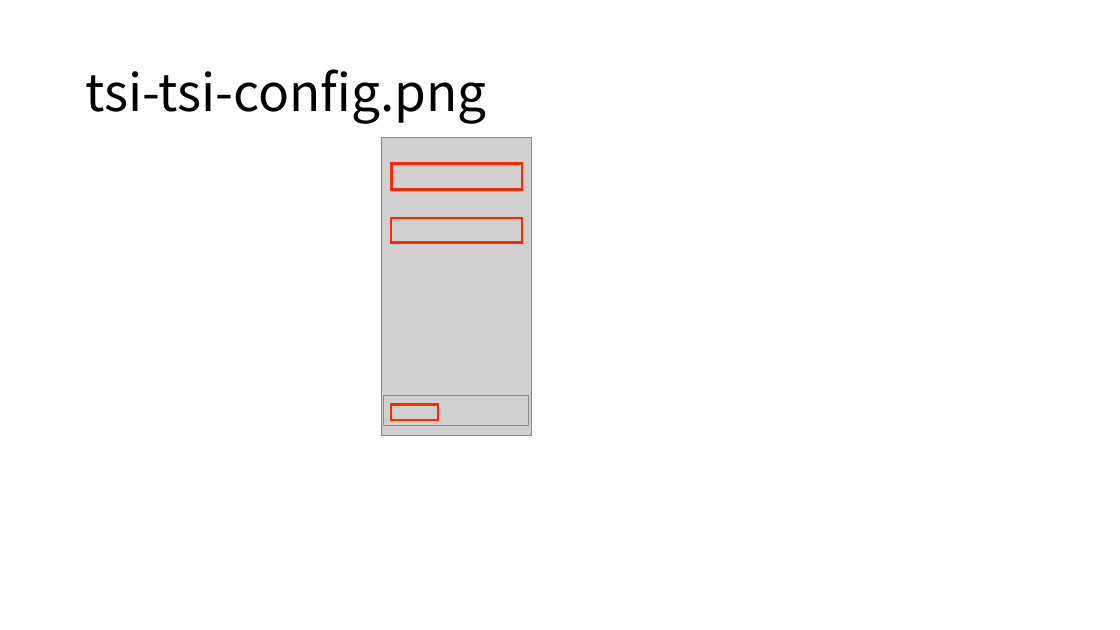
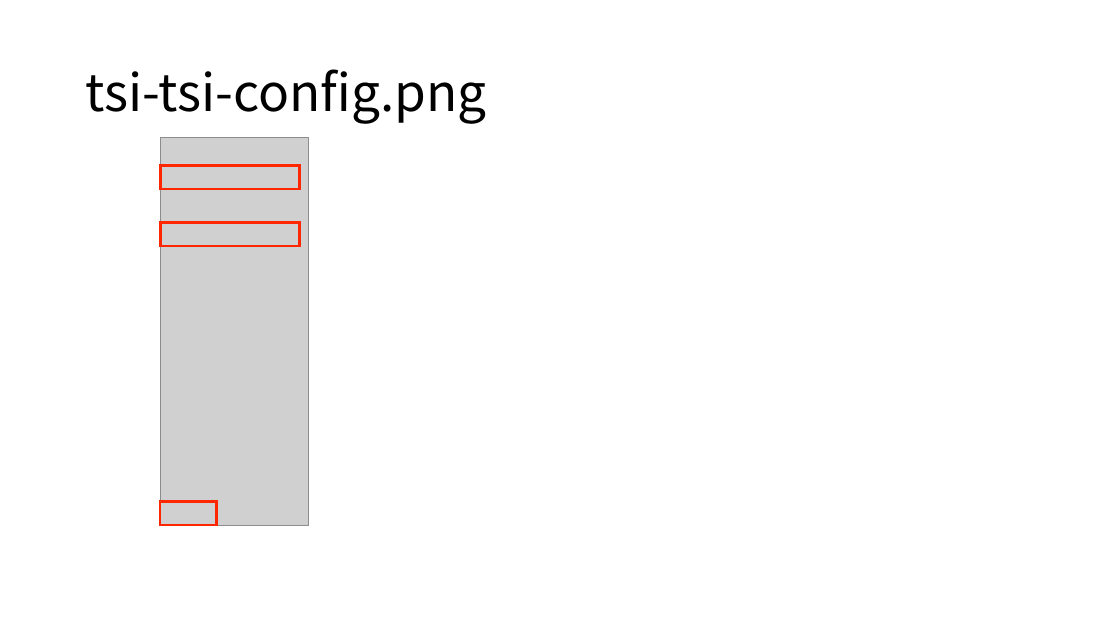
Before and after one commit to akubicharm/azure-workshop, a slide deck: slide 4 of iot-basic/images/timeseriesinsights.pptx. Drawn at 1120x630 pixels with LibreOffice and Linux fonts; fonts in the diff are those of the drawing; grey boxes stand for pictures. Boxes give left, top, right and bottom in pixels: in the first picture for what was removed or moved away, otherwise in the second. Text is boxed around its words. In the diff, an @@ line names an element or a change of style, - is before the commit and + after.

```diff
--- a/iot-basic/images/timeseriesinsights.pptx
+++ b/iot-basic/images/timeseriesinsights.pptx
@@ picture added at bbox=[160, 138, 309, 525] @@
@@ picture removed at bbox=[382, 138, 532, 435] @@
@@ rectangle: place and size @@
-rectangle at bbox=[392, 164, 523, 190]
+rectangle at bbox=[160, 166, 300, 189]
@@ rectangle: place and size @@
-rectangle at bbox=[392, 218, 523, 242]
+rectangle at bbox=[160, 223, 300, 246]
@@ picture removed at bbox=[383, 396, 528, 425] @@
@@ rectangle: place and size @@
-rectangle at bbox=[392, 405, 439, 420]
+rectangle at bbox=[160, 502, 217, 525]
```
Also in this commit, not shown: 1 other slide changed, 42 other files.
